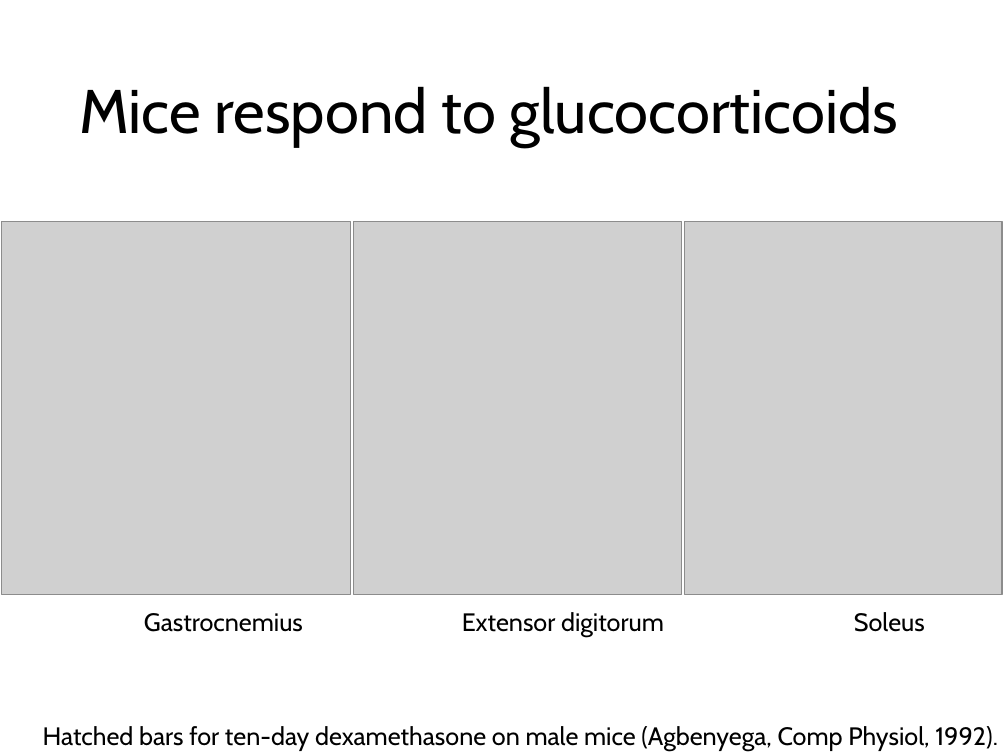
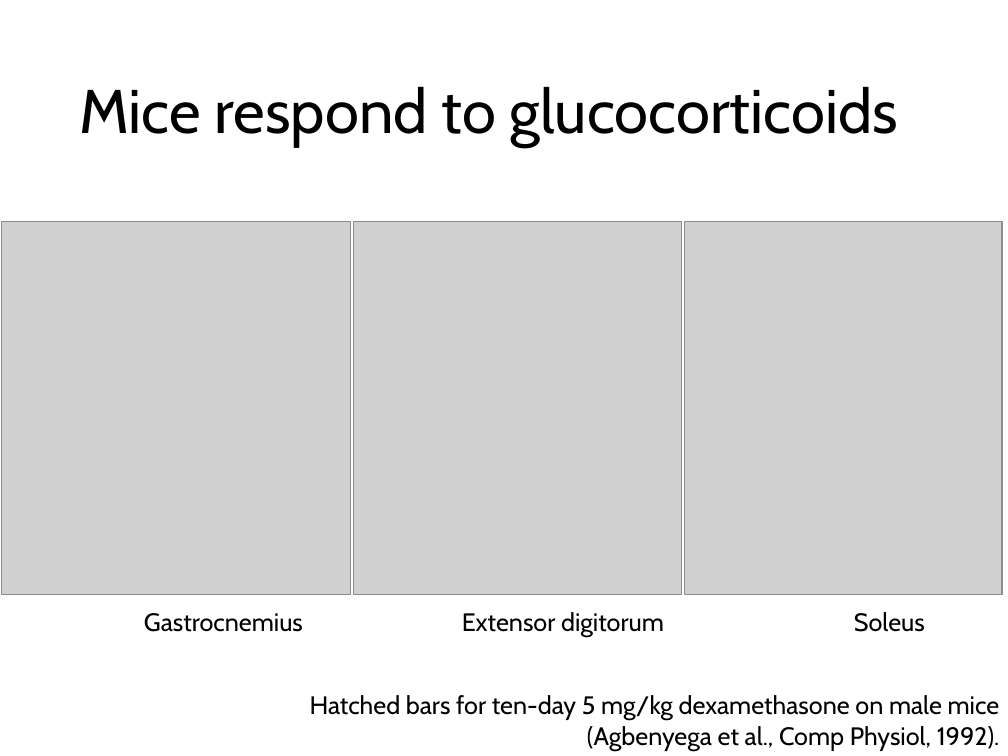
Before and after one commit to nvalexander/dissertation, a slide deck: slide 13 of defense.pptx. Drawn at 1008x756 pixels with LibreOffice and Linux fonts; fonts in the diff are those of the drawing; grey boxes stand for pictures. Boxes give left, top, right and bottom in pixels: in the first picture for what was removed or moved away, otherwise in the second. Text is boxed around its words. In the diff, an @@ line names an element or a change of style, - is before the commit and + after.

```diff
--- a/defense.pptx
+++ b/defense.pptx
@@ text at (310,695,1000,751): text changed @@
-Hatched bars for ten-day dexamethasone on male mice (Agbenyega, Comp Physiol, 1992).
+Hatched bars for ten-day 5 mg/kg dexamethasone on male mice
+(Agbenyega et al., Comp Physiol, 1992).
```
Also in this commit, not shown: 2 other slides changed, 1 slide added, 1 slide removed.
